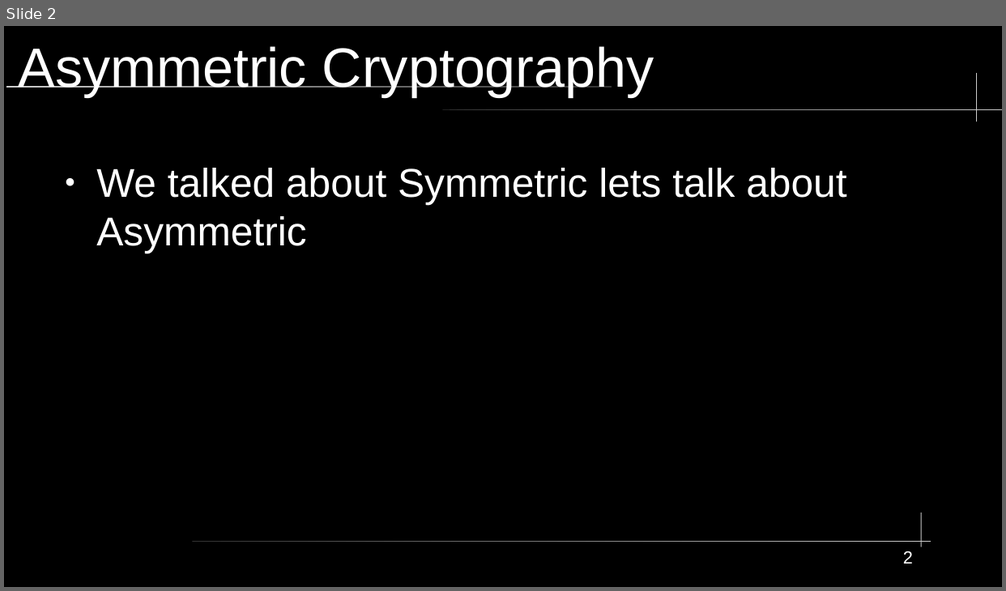
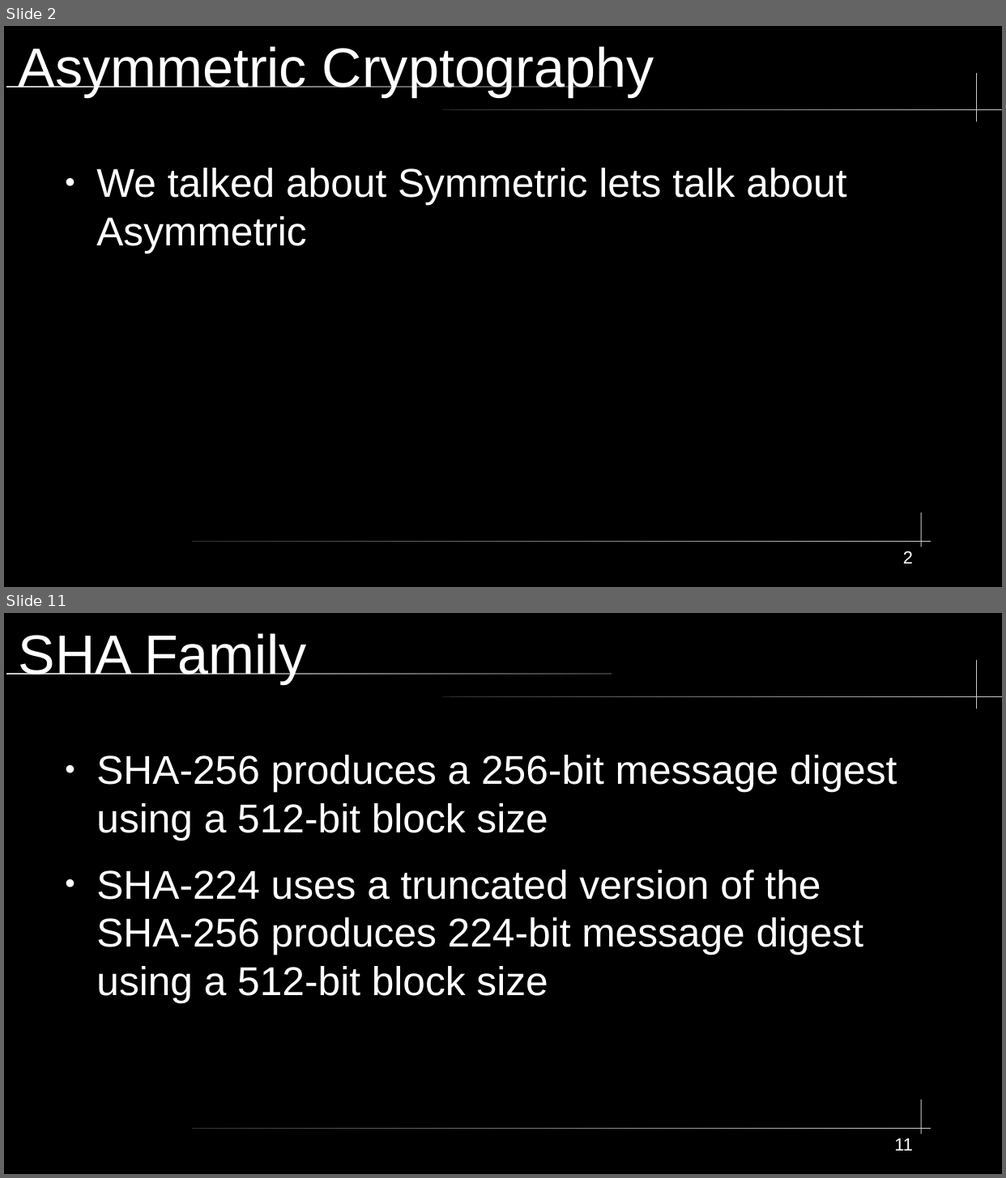
Before and after one commit to City-Colleges-of-Chicago-Cybersecurity/COMPSFI-214, a slide deck: 2026/Spring/powerpoints/Chapter-07-PKI-and-Cryptographic-Applications.odp. Shown one above the other, each under a label of ours: slide 2 before the commit, slides 2 and 11 after it; the slides between them are not shown. The pictures are 1006x591 and 1006x1178 pixels, drawn with LibreOffice and Linux fonts; fonts in the diff are those of the drawing. Boxes give left, top, right and bottom in pixels: in the first picture for what was removed or moved away, otherwise in the second. Text is boxed around its words. In the diff, an @@ line names an element or a change of style, - is before the commit and + after.

```diff
--- a/2026/Spring/powerpoints/Chapter-07-PKI-and-Cryptographic-Applications.odp
+++ b/2026/Spring/powerpoints/Chapter-07-PKI-and-Cryptographic-Applications.odp
@@ slide 11 added at [4,613,1002,1174], background #000000; not listed: 5 template elements that a slide beside it also shows @@
@@ title added at [19,633,307,684], 44 pt, text #FFFFFF @@
+SHA Family
@@ text added at [96,755,897,1003], 32 pt, text #FFFFFF @@
+● SHA-256 produces a 256-bit message digest using a 512-bit block size
+● SHA-224 uses a truncated version of the SHA-256 produces 224-bit message digest using a 512-bit block size
@@ page number added at [894,1139,913,1151], 14 pt, text #FFFFFF @@
+11
```
Also in this commit, not shown: 1 slide changed, 24 other slides added, 8 other files.
